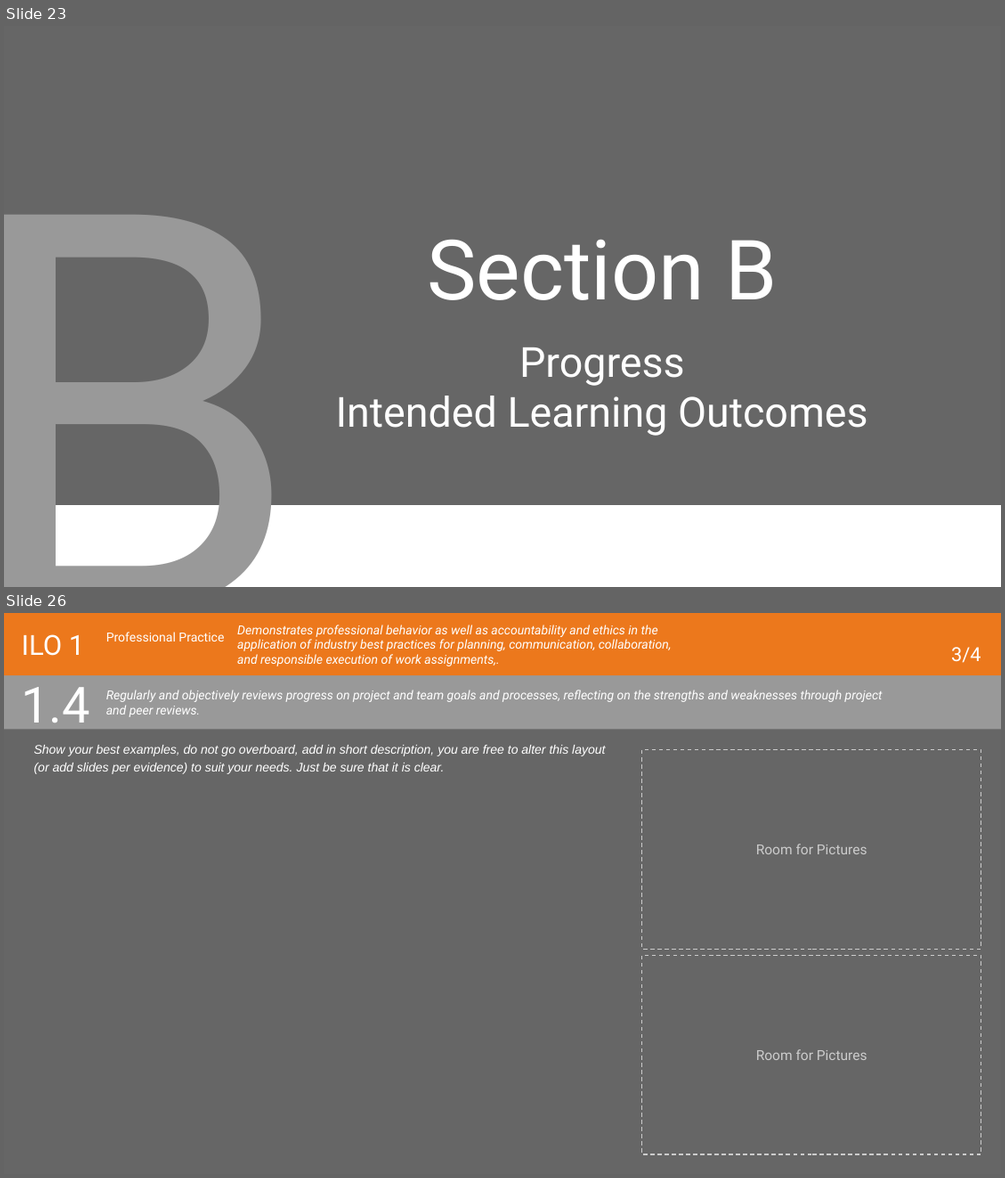
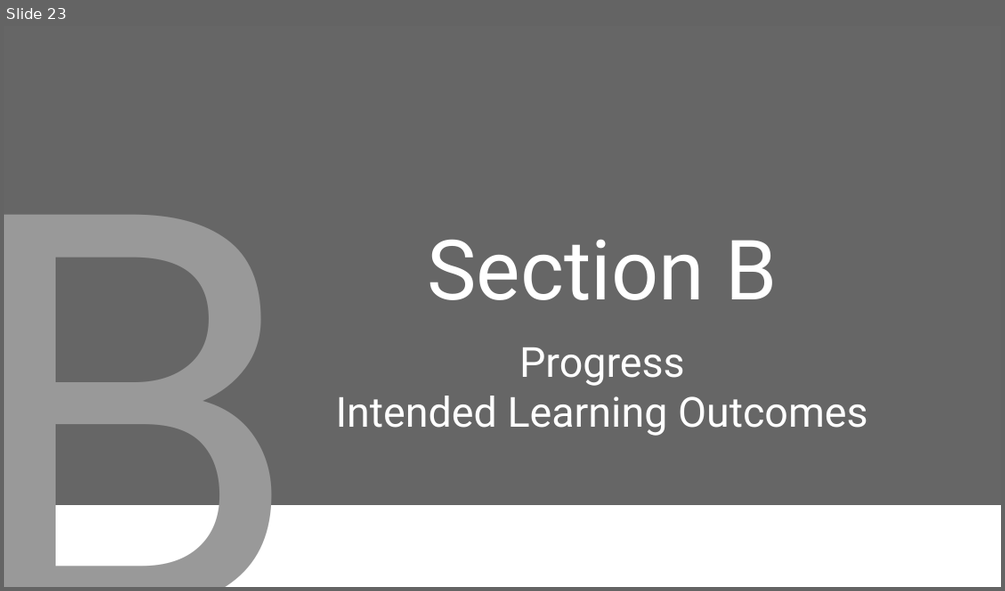
Before and after one commit to PsDragon/ADSAI_FOR_SECOND_YEARS, a slide deck: docs/Year2/BlockA/MS Teams Assignment Template/2022-23-ADS_AI Learning Log Y2A.pptx. Shown one above the other, each under a label of ours: slides 23 and 26 before the commit, slide 23 after it; the slides between them are not shown. The pictures are 1005x1178 and 1005x591 pixels, drawn with LibreOffice and Linux fonts; fonts in the diff are those of the drawing; background and template pictures are left out. Boxes give left, top, right and bottom in pixels: in the first picture for what was removed or moved away, otherwise in the second. Text is boxed around its words. In the diff, an @@ line names an element or a change of style, - is before the commit and + after.

Commit message:
Y2A - MS Teams Assignment Update: Learning Log + Assessment Rubric

```diff
--- a/docs/Year2/BlockA/MS Teams Assignment Template/2022-23-ADS_AI Learning Log Y2A.pptx
+++ b/docs/Year2/BlockA/MS Teams Assignment Template/2022-23-ADS_AI Learning Log Y2A.pptx
@@ slide 26 removed at box(4, 613, 1001, 1174), background #666666 @@
@@ rectangle removed at box(4, 613, 1001, 676) @@
@@ title removed at box(22, 634, 84, 656) @@
-ILO 1
@@ title removed at box(106, 632, 224, 641) @@
-Professional Practice
@@ title removed at box(237, 625, 672, 666) @@
-Demonstrates professional behavior as well as accountability and ethics in the application of industry best practices for planning, communication, collaboration, and responsible execution of work assignments,.
@@ title removed at box(951, 647, 980, 663) @@
-3/4
@@ rectangle removed at box(4, 674, 1001, 729) @@
@@ title removed at box(22, 687, 91, 735) @@
-1.4
@@ title removed at box(106, 690, 882, 717) @@
-Regularly and objectively reviews progress on project and team goals and processes, reflecting on the strengths and weaknesses through project and peer reviews.
@@ text removed at box(34, 745, 605, 774) @@
-Show your best examples, do not go overboard, add in short description, you are free to alter this layout (or add slides per evidence) to suit your needs. Just be sure that it is clear.
@@ rectangle removed at box(642, 749, 981, 949) @@
-Room for Pictures
@@ rectangle removed at box(642, 955, 981, 1154) @@
-Room for Pictures
```
Also in this commit, not shown: 13 slides changed, 3 other slides removed, 1 other file.
